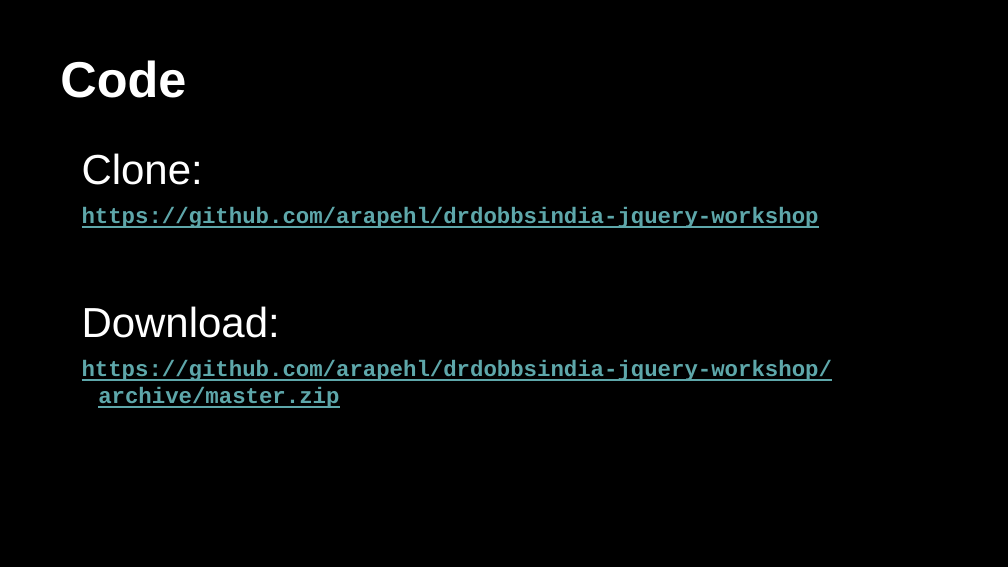
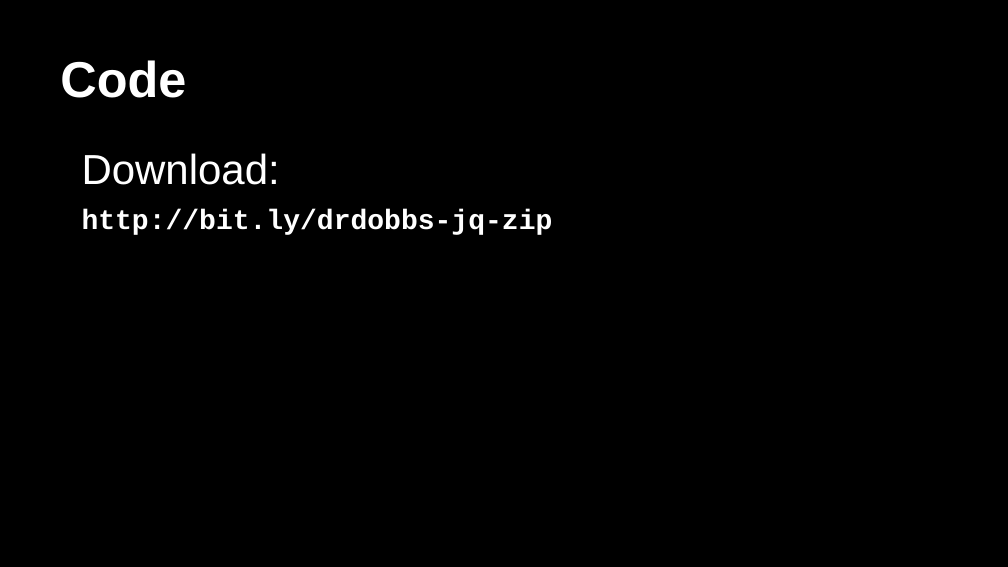
Before and after one commit to arapehl/drdobbsindia-jquery-workshop, a slide deck: slide 3 of Becoming a jQuery Expert.pptx. Drawn at 1008x567 pixels with LibreOffice and Linux fonts; fonts in the diff are those of the drawing. Boxes give left, top, right and bottom in pixels: in the first picture for what was removed or moved away, otherwise in the second. Text is boxed around its words. In the diff, an @@ line names an element or a change of style, - is before the commit and + after.

```diff
--- a/Becoming a jQuery Expert.pptx
+++ b/Becoming a jQuery Expert.pptx
@@ text at <box>82,153,819,228</box>: paragraphs removed @@
-Clone:
-https://github.com/arapehl/drdobbsindia-jquery-workshop
@@ text at <box>82,209,553,235</box>: text changed; size 16 to 20 pt; text colour #5EA7AA to #FFFFFF @@
-https://github.com/arapehl/drdobbsindia-jquery-workshop/archive/master.zip
+http://bit.ly/drdobbs-jq-zip
```
Also in this commit, not shown: 7 other slides changed, 1 slide removed, 1 other file.
